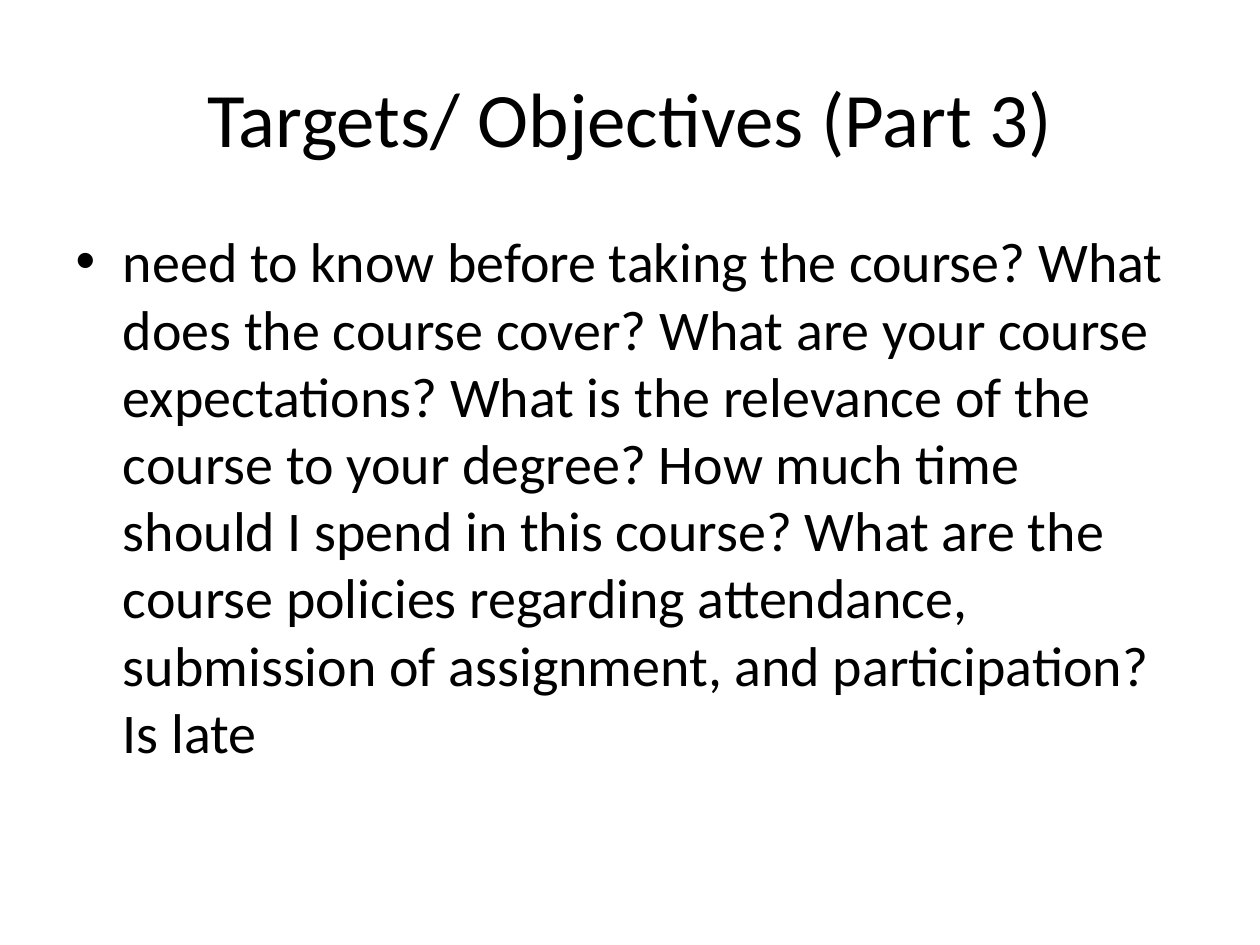
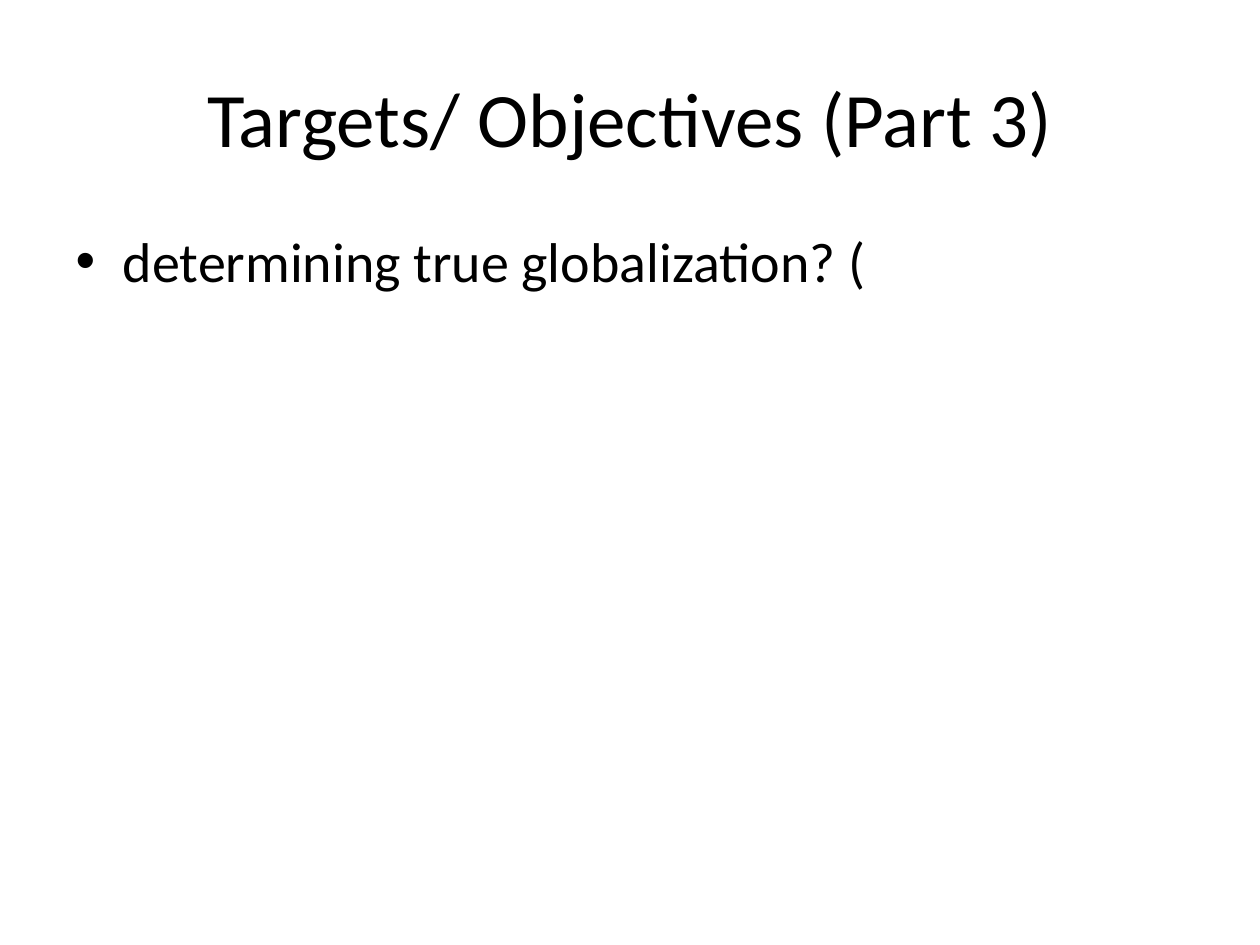
Before and after one commit to ReiJ0J0/PresentFlow_UI, a slide deck: slide 10 of generated/generated_presentation.pptx (slide 9 before the commit). Drawn at 1260x945 pixels with LibreOffice and Linux fonts; fonts in the diff are those of the drawing. Boxes give left, top, right and bottom in pixels: in the first picture for what was removed or moved away, otherwise in the second. Text is boxed around its words. In the diff, an @@ line names an element or a change of style, - is before the commit and + after.

```diff
--- a/generated/generated_presentation.pptx
+++ b/generated/generated_presentation.pptx
@@ text at bbox=[123, 243, 836, 292]: text changed @@
-• need to know before taking the course? What does the course cover? What are your course expectations? What is the relevance of the course to your degree? How much time should I spend in this course? What are the course policies regarding attendance, submission of assignment, and participation? Is late
+• determining true globalization? (
```
Also in this commit, not shown: 11 other slides changed, 39 slides added, 38 slides removed, 4 other files.
